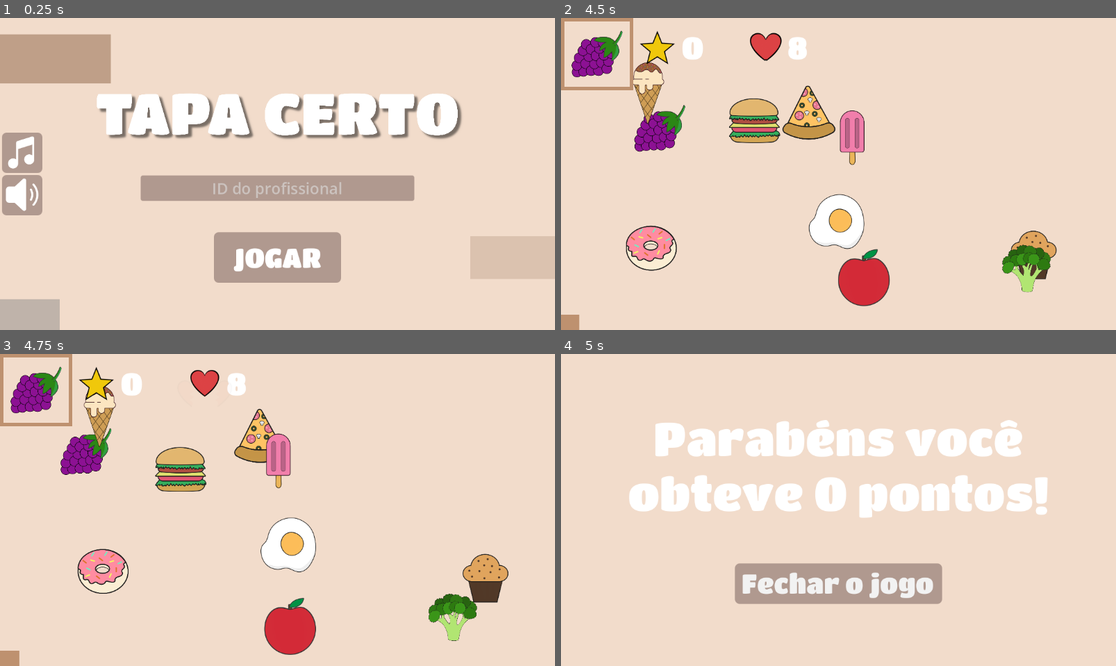
Above: before the commit, frames 1-4 (two rows, left to right).
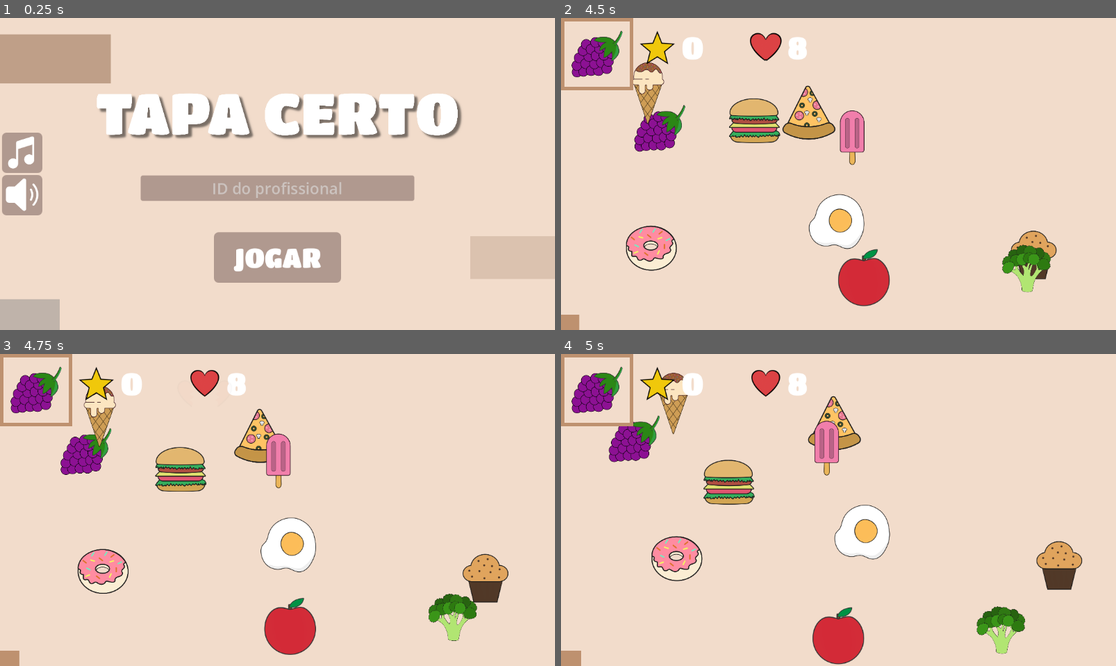
Above: after the commit, the same moments.

Repository: Frankl1sales/Course-Start-Godot
Game: Godot game, scene res://UI/tela_inicial_teste.tscn
Same seed, same stepped clock (60 frames per second), same inputs: the game is played once before the commit and once after it.
Inputs (mouse positions are in pixels of both pictures, inside the frame that each line leads up to):
- Up to frame 1 (0.25 s): no input
- Up to frame 2 (4.5 s): click "JOGAR" at 0.5 s; move the mouse to (660, 180) at 1.27 s; click (660, 180) at 1.42 s; move the mouse to (855, 64) at 2.02 s; click (855, 64) at 2.17 s; move the mouse to (694, 174) at 2.77 s; click (694, 174) at 2.92 s; move the mouse to (755, 245) at 3.52 s; click (755, 245) at 3.67 s; move the mouse to (849, 236) at 4.27 s; click (849, 236) at 4.42 s
- Up to frame 3 (4.75 s): no input
- Up to frame 4 (5 s): tap Escape (finalizar_sessão) at 4.9 s

Frames 1-3 are identical in both runs. In frame 4, 24% of the frame differs, in the area x 0-94%, y 0-100%.
Error before the commit: Cannot call method 'seek_end' on a null value. (res://scenes/game_manager/game_manager.gd:218)
Error after the commit: Cannot call method 'seek_end' on a null value. (res://scenes/game_manager/game_manager.gd:229)

Commit message:
Adicione um botão de menu principal na tela final
Agora além do botão de fechar o jogo também há um botão que leva para o
menu principal na tela de fim de jogo.

O GameManager foi alterado para permitir mais de uma sessão na mesma
inicialização do jogo, anteriormente alguns valores só eram
inicializados uma vez e nunca resetados no início do jogo.

Diff:
--- a/UI/tela_final.gd
+++ b/UI/tela_final.gd
@@ -5,8 +5,6 @@
 func _ready() -> void:
 	$"LabelParabéns".text = "Parabéns você obteve " + str(GameManager.pontos_display) + " ponto" + \
 	("s!" if GameManager.pontos_display != 1 else "!")
-
-	GameManager.finalizar_sessão()
 
 
 # Called every frame. 'delta' is the elapsed time since the previous frame.
@@ -16,3 +14,7 @@
 
 func _on_botão_sair_pressed() -> void:
 	GameManager.sair_do_jogo()
+
+
+func _on_botão_menu_principal_pressed() -> void:
+	get_tree().change_scene_to_file("res://UI/tela_inicial_teste.tscn")
--- a/UI/tela_final.tscn
+++ b/UI/tela_final.tscn
@@ -41,21 +41,33 @@
 vertical_alignment = 1
 autowrap_mode = 2
 
-[node name="BotãoSair" type="Button" parent="."]
+[node name="VBoxContainer" type="VBoxContainer" parent="."]
 layout_mode = 1
 anchors_preset = -1
-anchor_left = 0.313
-anchor_top = 0.671
-anchor_right = 0.687
-anchor_bottom = 0.801
-offset_left = 0.423981
-offset_top = 0.191986
-offset_right = -0.424072
-offset_bottom = -0.0480347
+anchor_left = 0.291
+anchor_top = 0.616
+anchor_right = 0.709
+anchor_bottom = 0.823
+offset_left = 0.268005
+offset_top = 0.83197
+offset_right = -0.268066
+offset_bottom = -1.30402
 grow_horizontal = 2
 grow_vertical = 2
+theme_override_constants/separation = 6
+alignment = 1
+
+[node name="BotãoMenuPrincipal" type="Button" parent="VBoxContainer"]
+layout_mode = 2
+theme = ExtResource("1_2mng0")
+theme_override_font_sizes/font_size = 55
+text = "Menu principal"
+
+[node name="BotãoSair" type="Button" parent="VBoxContainer"]
+layout_mode = 2
 theme = ExtResource("1_2mng0")
 theme_override_font_sizes/font_size = 55
 text = "Fechar o jogo"
 
-[connection signal="pressed" from="BotãoSair" to="." method="_on_botão_sair_pressed"]
+[connection signal="pressed" from="VBoxContainer/BotãoMenuPrincipal" to="." method="_on_botão_menu_principal_pressed"]
+[connection signal="pressed" from="VBoxContainer/BotãoSair" to="." method="_on_botão_sair_pressed"]
--- a/UI/tela_inicial_teste.gd
+++ b/UI/tela_inicial_teste.gd
@@ -8,7 +8,7 @@
 var id_profissional: String = ""
 
 # Referências aos nós LineEdit
-@onready var line_edit_profissional: LineEdit = $ContainerIDs/LineEditProfissional
+@onready var line_edit_profissional: LineEdit = $LineEditProfissional
 
 
 var ícone_música_normal: Resource = preload("res://assets/icons/music_note/music_note_normal.svg")
@@ -25,7 +25,7 @@
 
 # Called when the node enters the scene tree for the first time.
 func _ready() -> void:
-	$ContainerIDs/LineEditProfissional.add_theme_font_size_override("font_size", GameManager.escala * TAMANHO_BASE_FONTE_LINE_EDIT)
+	$LineEditProfissional.add_theme_font_size_override("font_size", GameManager.escala * TAMANHO_BASE_FONTE_LINE_EDIT)
 
 	GameManager.iniciar_música()
 
@@ -123,12 +123,12 @@
 
 
 func iniciar_jogo() -> void:
-	id_profissional = $ContainerIDs/LineEditProfissional.text.strip_edges()
+	id_profissional = $LineEditProfissional.text.strip_edges()
 
 	print("ID do Profissional: ", id_profissional)
 	print("Iniciando jogo...")
 
-	GameManager.iniciar_jogo(10, GameManager.PolíticasDeReposicionamento.TODOS, GameManager.Velocidades.MÉDIA, id_profissional, true, 10, true)
+	GameManager.iniciar_jogo(10, 120.0, GameManager.PolíticasDeReposicionamento.TODOS, GameManager.Velocidades.MÉDIA, id_profissional, true, 10, true)
 
 
 func _on_botão_jogar_pressed() -> void:
--- a/UI/tela_inicial_teste.tscn
+++ b/UI/tela_inicial_teste.tscn
@@ -179,26 +179,17 @@
 theme_override_icons/icon = ExtResource("5_i0eoa")
 expand_icon = true
 
-[node name="ContainerIDs" type="VBoxContainer" parent="."]
-z_index = 2
-custom_minimum_size = Vector2(10, 10)
-layout_mode = 1
-anchors_preset = -1
+[node name="LineEditProfissional" type="LineEdit" parent="."]
+layout_mode = 2
 anchor_left = 0.253
-anchor_top = 0.46
+anchor_top = 0.505
 anchor_right = 0.747
-anchor_bottom = 0.633
-offset_left = 0.543976
-offset_top = -0.0800171
-offset_right = 0.455933
-offset_bottom = -0.184021
-grow_horizontal = 2
-grow_vertical = 2
-theme = ExtResource("2_areup")
-alignment = 1
-
-[node name="LineEditProfissional" type="LineEdit" parent="ContainerIDs"]
-layout_mode = 2
+anchor_bottom = 0.586
+offset_left = 0.543945
+offset_top = -0.23999
+offset_right = -0.544067
+offset_bottom = 0.271973
+theme = ExtResource("2_areup")
 theme_override_font_sizes/font_size = 32
 placeholder_text = "ID do profissional"
 alignment = 1
@@ -213,4 +204,4 @@
 [connection signal="button_down" from="ContainerBotãoSons/BotãoSons" to="." method="_on_botão_sons_button_down"]
 [connection signal="button_up" from="ContainerBotãoSons/BotãoSons" to="." method="_on_botão_sons_button_up"]
 [connection signal="pressed" from="ContainerBotãoSons/BotãoSons" to="." method="_on_botão_sons_pressed"]
-[connection signal="text_submitted" from="ContainerIDs/LineEditProfissional" to="." method="_on_line_edit_profissional_text_submitted"]
+[connection signal="text_submitted" from="LineEditProfissional" to="." method="_on_line_edit_profissional_text_submitted"]
--- a/scenes/game_manager/game_manager.gd
+++ b/scenes/game_manager/game_manager.gd
@@ -50,7 +50,7 @@
 var log_data: Array = []  # Armazena os dados do log
 var id_sessão: String = ""  # ID único para a sessão
 var data_sessão: String = ""  # Data da sessão
-var duração_sessão: float = 0.0  # Duração da sessão em segundos
+var timestamp_atual_sessão: float = 0.0  # Duração da sessão em segundos
 var profissional_responsável: String = "Profissional Padrão"  # Nome do profissional responsável
 var nome_jogo: String = "Tapa Certo"  # Nome do jogo
 var id_profissional: String = "ID_Padrão_Profissional"
@@ -58,19 +58,17 @@
 
 # Called when the node enters the scene tree for the first time.
 func _ready() -> void:
-	# Gerar ID único e data da sessão
-	id_sessão = gerar_id_único()
-	data_sessão = obter_data_hora_atual()
-	print("ID da Sessão: ", id_sessão)
-	print("Data da Sessão: ", data_sessão)
+	pass
+
 
 # Chamado a cada frame
 func _process(delta: float) -> void:
 	# Atualizar a duração da sessão
-	duração_sessão += delta
+	timestamp_atual_sessão += delta
 
 var toque_contador: int = 0
 var tempo_inicial: float = 0.0
+
 
 func _input(event: InputEvent) -> void:
 	# Finalizar o jogo com toque de quatro dedos três vezes em 5 segundos
@@ -83,18 +81,19 @@
 			if toque_contador == 3:  # Verifica se houve três toques
 				var tempo_atual: float = Time.get_unix_time_from_system()
 				if tempo_atual - tempo_inicial <= 5.0:
-					get_tree().change_scene_to_file("res://UI/tela_final.tscn")
+					finalizar_sessão()
 					toque_contador = 0  # Reinicia o contador
 				else:
 					toque_contador = 1  # Reinicia para o toque atual
 					tempo_inicial = tempo_atual
 	# Detectar se a tecla "ESC" foi pressionada para sair do jogo
 	elif event.is_action_released("finalizar_sessão"):
-		get_tree().change_scene_to_file("res://UI/tela_final.tscn")
+		finalizar_sessão()
 
 # Função para gerar um ID único para a sessão
 func gerar_id_único() -> String:
 	return str(randi()) + str(Time.get_ticks_msec())  # Combina um número aleatório com o tempo atual em milissegundos
+
 
 # Função para obter a data e hora atuais
 func obter_data_hora_atual() -> String:
@@ -110,23 +109,33 @@
 	$"MúsicaDeFundo".stop()
 
 
-func iniciar_jogo(número_de_alvos: int, política_de_reposicionamento_do_jogo: int, velocidade_dos_alvos: int, id_prof: String = "", mostrar_tempo: bool = true, número_de_vidas: int = 2147483647, animar_ícones: bool = true) -> void:
+func iniciar_jogo(número_de_alvos: int, tempo_de_duração: float, política_de_reposicionamento_do_jogo: int, velocidade_dos_alvos: int, id_prof: String = "", mostrar_tempo: bool = true, número_de_vidas: int = 2147483647, animar_ícones: bool = true) -> void:
 	alvos_no_jogo = Alvos.values()
 	alvos_no_jogo.shuffle()
 	alvos_no_jogo = alvos_no_jogo.slice(0, número_de_alvos)
 
+	duração = tempo_de_duração
 	política_de_reposicionamento = política_de_reposicionamento_do_jogo
 	velocidade = velocidade_dos_alvos
 	alvo_atual = alvos_no_jogo.pick_random()
-	pontos_real = 0
-	pontos_display = 0
 	id_profissional = id_prof
 	mostrar_barra_de_tempo = mostrar_tempo
 	vidas = número_de_vidas
 	animar = animar_ícones
 
+	pontos_real = 0
+	pontos_display = 0
+	suporte = 0
+	timestamp_atual_sessão = 0.0
+	log_data = []
+
+	# Gerar ID único e data da sessão
+	id_sessão = gerar_id_único()
+	data_sessão = obter_data_hora_atual()
+	print("ID da Sessão: ", id_sessão)
+	print("Data da Sessão: ", data_sessão)
+
 	get_tree().change_scene_to_file("res://scenes/jogo_principal/jogo_principal.tscn")
-
 
 
 # Função de clique para verificar acerto
@@ -144,7 +153,7 @@
 			alvo_atual = alvos_no_jogo.pick_random()
 
 		# Adiciona os dados ao log
-		log_data.append([id_sessão, id_profissional, data_sessão, duração_sessão, nome_jogo, tempo_resposta, pontos_real, alvo_atual, true, suporte, Velocidades.find_key(velocidade), vidas]) # Exemplo de log com acerto
+		log_data.append([id_sessão, id_profissional, data_sessão, timestamp_atual_sessão, nome_jogo, tempo_resposta, pontos_real, alvo_atual, true, suporte, Velocidades.find_key(velocidade), vidas]) # Exemplo de log com acerto
 		salvar_logs_csv()
 
 		return true
@@ -157,20 +166,21 @@
 		if vidas != 2147483647:
 			vidas -= 1
 
-		log_data.append([id_sessão, id_profissional, data_sessão, duração_sessão, nome_jogo, tempo_resposta, pontos_real, alvo_atual, false, suporte, Velocidades.find_key(velocidade), vidas])  # Exemplo de log com erro
+		log_data.append([id_sessão, id_profissional, data_sessão, timestamp_atual_sessão, nome_jogo, tempo_resposta, pontos_real, alvo_atual, false, suporte, Velocidades.find_key(velocidade), vidas])  # Exemplo de log com erro
 		salvar_logs_csv()
 
 		if vidas == 0:
-			get_tree().change_scene_to_file("res://UI/tela_final.tscn")
+			GameManager.finalizar_sessão()
 
 		return false
+
 
 func mudança_no_suporte() -> void:
 	# Adiciona uma linha indicando o novo suporte
 	var file: FileAccess = FileAccess.open(caminho, FileAccess.READ_WRITE)
 
 	file.seek_end()  # Vai para o final do arquivo
-	file.store_line("%s,%s,%s,%f,%s,%s,%d,%d,%s,%s,%s,%d" % [id_sessão, id_profissional, data_sessão, duração_sessão, nome_jogo, "MUDANÇA NO SUPORTE", pontos_real, alvo_atual, "N/A", suporte, Velocidades.find_key(velocidade), vidas])
+	file.store_line("%s,%s,%s,%f,%s,%s,%d,%d,%s,%s,%s,%d" % [id_sessão, id_profissional, data_sessão, timestamp_atual_sessão, nome_jogo, "MUDANÇA NO SUPORTE", pontos_real, alvo_atual, "N/A", suporte, Velocidades.find_key(velocidade), vidas])
 
 	file.close()
 
@@ -210,16 +220,21 @@
 	file.close()
 	print("✅ Logs salvos em: ", file.get_path_absolute())
 
+
 # Função para finalizar a sessão e registrar o término
-func finalizar_sessão() -> void:
+func finalizar_sessão(mudar_para_cena_final: bool = true) -> void:
 	# Adiciona uma linha indicando o término da sessão
 	var file: FileAccess = FileAccess.open(caminho, FileAccess.READ_WRITE)
 
 	file.seek_end()  # Vai para o final do arquivo
-	file.store_line("%s,%s,%s,%f,%s,%s,%d,%s,%s,%d,%s,%d" % [id_sessão, id_profissional, data_sessão, duração_sessão, nome_jogo, "FIM DA SESSÃO", pontos_real, "N/A", "N/A", suporte, Velocidades.find_key(velocidade), vidas])
+	file.store_line("%s,%s,%s,%f,%s,%s,%d,%s,%s,%d,%s,%d" % [id_sessão, id_profissional, data_sessão, timestamp_atual_sessão, nome_jogo, "FIM DA SESSÃO", pontos_real, "N/A", "N/A", suporte, Velocidades.find_key(velocidade), vidas])
 
 	file.close()
 	print("✅ Término da sessão registrado no log.")
+
+	if mudar_para_cena_final:
+		get_tree().change_scene_to_file("res://UI/tela_final.tscn")
+
 
 # Função para verificar se o arquivo foi salvo
 func verificar_logs() -> void:
@@ -233,6 +248,7 @@
 	else:
 		print("❌ Arquivo NÃO encontrado!")
 
+
 # Função para sair do jogo
 func sair_do_jogo() -> void:
 	print("Saindo do jogo...")  # Exibe uma mensagem de saída
--- a/scenes/jogo_principal/jogo_principal.gd
+++ b/scenes/jogo_principal/jogo_principal.gd
@@ -165,7 +165,7 @@
 	tempo_desde_clique_certo += delta
 
 	if tempo_total >= GameManager.duração:
-		get_tree().change_scene_to_file("res://UI/tela_final.tscn")
+		GameManager.finalizar_sessão()
 
 	if GameManager.mostrar_barra_de_tempo and GameManager.duração != INF:
 		var progresso: float = tempo_total / GameManager.duração
